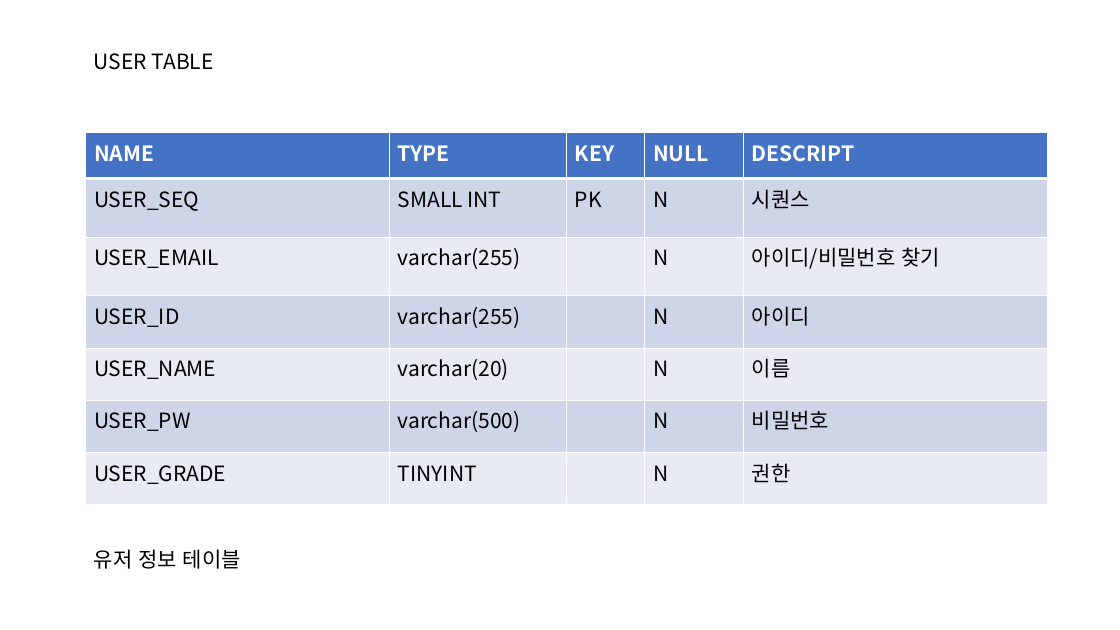
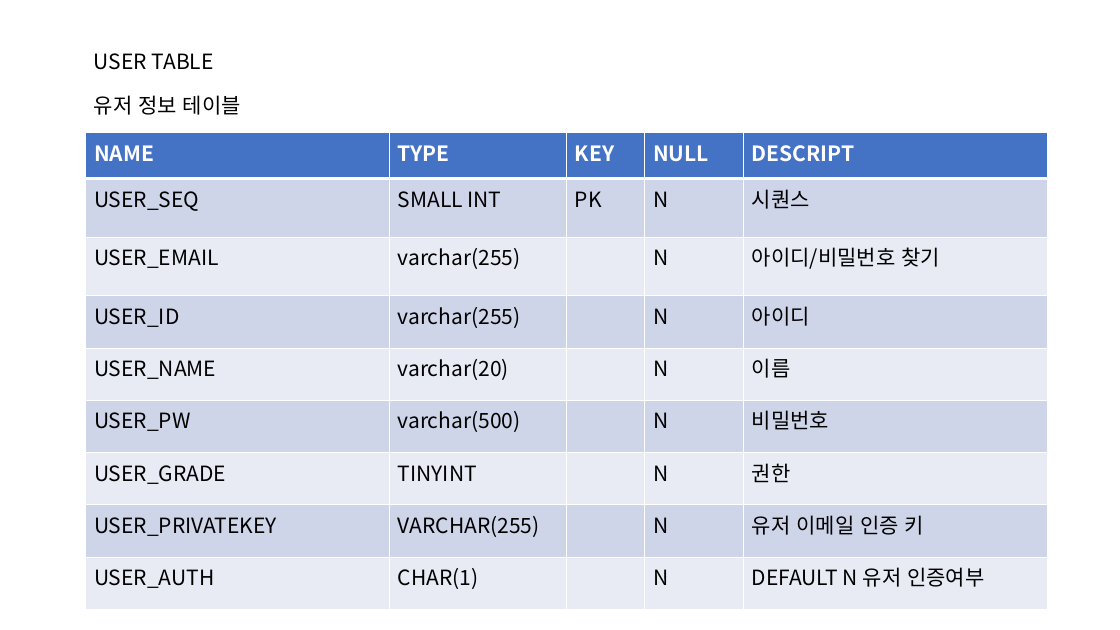
Before and after one commit to kutaelee/2020.03.15_plan, a slide deck: slide 1 of PLAN 테이블정의서.pptx. Drawn at 1120x630 pixels with LibreOffice and Linux fonts; fonts in the diff are those of the drawing. Boxes give left, top, right and bottom in pixels: in the first picture for what was removed or moved away, otherwise in the second. Text is boxed around its words. In the diff, an @@ line names an element or a change of style, - is before the commit and + after.

Commit message:
login , join , session check 기능 추가,vo mapping modify , email auth 추가 등등

```diff
--- a/PLAN 테이블정의서.pptx
+++ b/PLAN 테이블정의서.pptx
@@ text "유저 정보 테이블": place and size @@
-text "유저 정보 테이블" at <box>94,549,241,569</box>
+text "유저 정보 테이블" at <box>94,95,241,115</box>
@@ table at <box>86,133,1048,610</box> @@
+row 8: USER_PRIVATEKEY | VARCHAR(255) |  | N | 유저 이메일 인증 키
+row 9: USER_AUTH | CHAR(1) |  | N | DEFAULT N 유저 인증여부
```
Also in this commit, not shown: 1 slide added, 28 other files.
